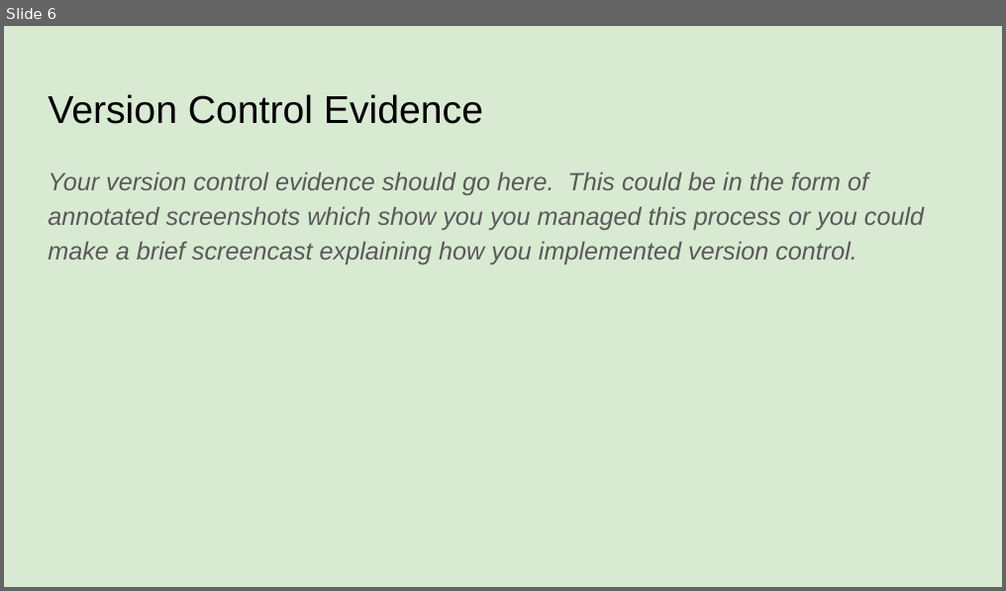
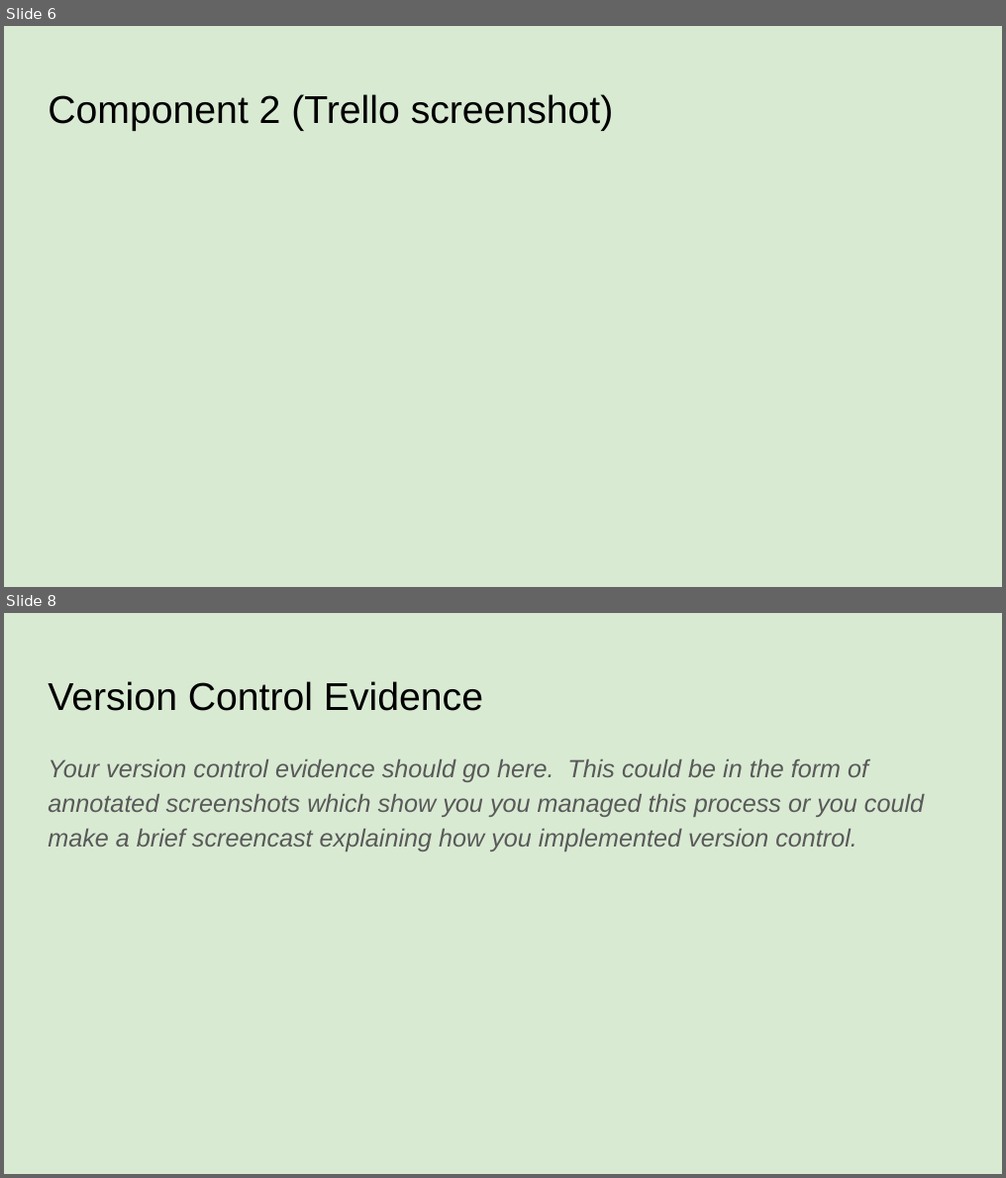
Before and after one commit to Luka-Timtam/Pizza-Bot, a slide deck: 022_91893+_+91897+Documentation.pptx. Shown one above the other, each under a label of ours: slide 6 before the commit, slides 6 and 8 after it; the slides between them are not shown. The pictures are 1006x591 and 1006x1178 pixels, drawn with LibreOffice and Linux fonts; fonts in the diff are those of the drawing. Boxes give left, top, right and bottom in pixels: in the first picture for what was removed or moved away, otherwise in the second. Text is boxed around its words. In the diff, an @@ line names an element or a change of style, - is before the commit and + after.

```diff
--- a/022_91893+_+91897+Documentation.pptx
+++ b/022_91893+_+91897+Documentation.pptx
@@ slide 6 added at box(4, 26, 1002, 587), background #D9EAD3 @@
@@ title added at box(48, 94, 614, 131), 28 pt, text #000000 @@
+Component 2 (Trello screenshot)
@@ what was slide 6 is now slide 8 @@
```
Also in this commit, not shown: 2 slides changed, 1 other slide added, 2 other files.
